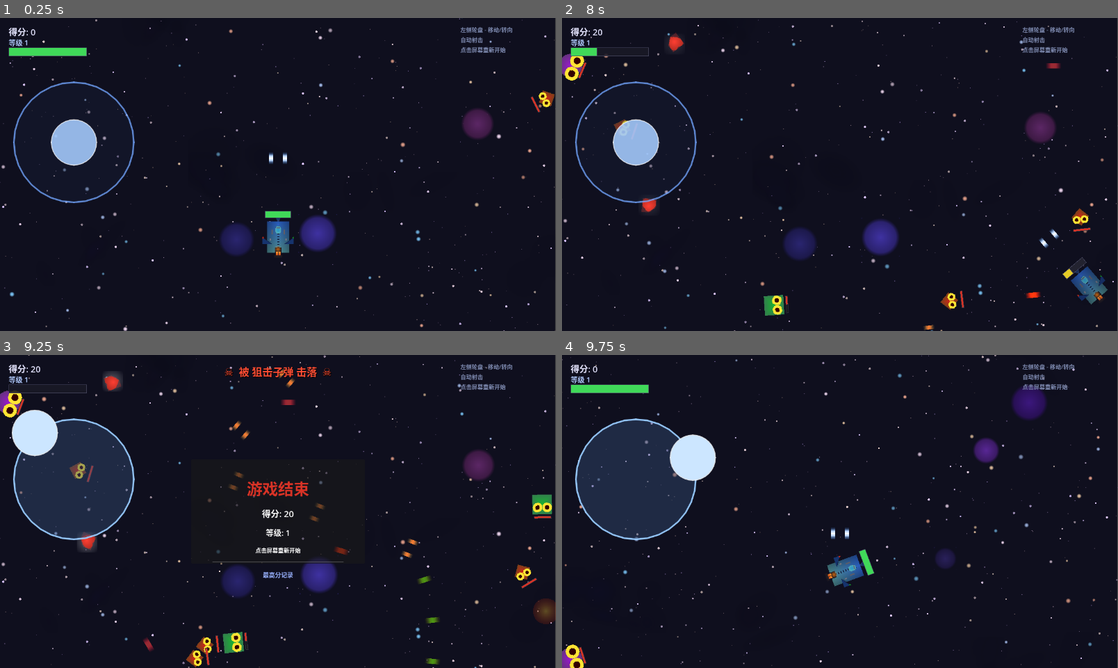
Above: before the commit, frames 1-4 (two rows, left to right).
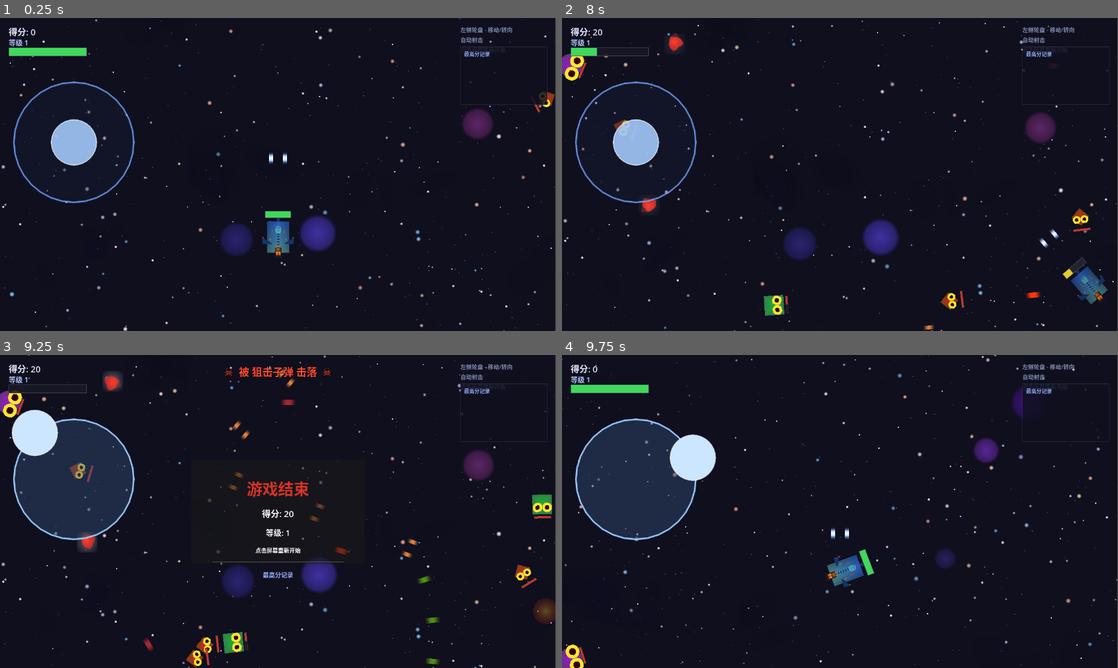
Above: after the commit, the same moments.

Repository: July-X/godot-game-one
Game: Godot game, scene res://scenes/main.tscn
Two runs of this game, one before a commit and one after it. Both use one fixed random seed, a clock stepped at 60 frames per second and the inputs below.
Inputs (mouse positions are in pixels of both pictures, inside the frame that each line leads up to):
- Up to frame 1 (0.25 s): no input
- Up to frame 2 (8 s): tap Enter at 0.5 s; move the mouse to (812, 237) at 0.52 s; tap R every 1.5 s from 0.6 to 6.6 s; click (812, 237) at 0.67 s; drag from (1006, 221) to (873, 252) at 1.27 s; move the mouse to (673, 127) at 2.02 s; click (673, 127) at 2.17 s; drag from (867, 174) to (1073, 121) at 2.77 s; move the mouse to (756, 96) at 3.52 s; click (756, 96) at 3.67 s; drag from (962, 158) to (762, 68) at 4.27 s; move the mouse to (728, 190) at 5.02 s; click (728, 190) at 5.17 s; drag from (895, 105) to (723, 312) at 5.77 s; move the mouse to (812, 237) at 6.52 s; click (812, 237) at 6.67 s; drag from (1006, 221) to (573, 64) at 7.27 s
- Up to frame 3 (9.25 s): move the mouse to (111, 464) at 8.02 s; tap R at 8.1 s; click (111, 464) at 8.17 s; drag from (305, 511) to (11, 401) at 8.77 s
- Up to frame 4 (9.75 s): move the mouse to (756, 433) at 9.52 s; tap R at 9.6 s; click (756, 433) at 9.67 s

The runs differ from the first frame. In frame 1, 0.3% of the frame differs, in the area x 82-99%, y 9-28%; in frame 2, 0.3%; in frame 3, 0.2%; in frame 4, 0.6%.
Error before the commit: Invalid access to property or key 'theme_override_font_sizes' on a base object of type 'Label'. (res://scripts/hud.gd:97)
Error after the commit: Invalid access to property or key 'theme_override_font_sizes' on a base object of type 'Label'. (res://scripts/hud.gd:102)

Commit message:
feat: 排行榜常驻显示在右上角ControlsLabel下方
- hud.tscn: 新增LeaderboardPanel(右上角ControlsLabel下方)
- hud.gd: 新增_perm_leaderboard_entries引用,启动时即加载排行榜

Diff:
--- a/scenes/ui/hud.tscn
+++ b/scenes/ui/hud.tscn
@@ -71,6 +71,30 @@
 ESC - 释放鼠标
 R - 重新开始"
 
+[node name="LeaderboardPanel" type="Panel" parent="."]
+anchor_left = 1.0
+offset_left = -220.0
+offset_top = 66.0
+offset_right = -20.0
+offset_bottom = 200.0
+theme_override_styles/panel = SubResource("3")
+
+[node name="LeaderboardLabel" type="Label" parent="LeaderboardPanel"]
+offset_left = 8.0
+offset_top = 8.0
+offset_right = -8.0
+offset_bottom = 24.0
+theme_override_font_sizes/font_size = 12
+theme_override_colors/font_color = Color(0.6, 0.7, 1.0, 0.9)
+text = "最高分记录"
+
+[node name="LeaderboardEntries" type="VBoxContainer" parent="LeaderboardPanel"]
+offset_left = 8.0
+offset_top = 28.0
+offset_right = -8.0
+offset_bottom = -4.0
+theme_override_constants/separation = 2
+
 [node name="GameOverPanel" type="Panel" parent="."]
 visible = false
 anchor_left = 0.5
--- a/scripts/hud.gd
+++ b/scripts/hud.gd
@@ -10,10 +10,12 @@
 @onready var _final_level_label: Label = $GameOverPanel/VBox/FinalLevelLabel
 @onready var _restart_label: Label = $GameOverPanel/VBox/RestartLabel
 @onready var _leaderboard_entries: VBoxContainer = $GameOverPanel/VBox/LeaderboardEntries
+@onready var _perm_leaderboard_entries: VBoxContainer = $LeaderboardPanel/LeaderboardEntries
 
 func _ready() -> void:
 	_game_over_panel.visible = false
 	_set_control_ignore_input(_game_over_panel)
+	_set_control_ignore_input($LeaderboardPanel)
 	_update_platform_hints()
 	GameState.score_changed.connect(_on_score_changed)
 	GameState.level_changed.connect(_on_level_changed)
@@ -23,6 +25,7 @@
 	_update_score(0)
 	_update_level(1)
 	_update_health(3, 3)
+	_refresh_leaderboard()
 
 func _on_score_changed(new_score: int) -> void:
 	_update_score(new_score)
@@ -89,16 +92,18 @@
 		_set_control_ignore_input(child)
 
 func _refresh_leaderboard() -> void:
-	for child in _leaderboard_entries.get_children():
-		child.queue_free()
+	for container in [_leaderboard_entries, _perm_leaderboard_entries]:
+		for child in container.get_children():
+			child.queue_free()
 	var entries := Leaderboard.get_entries()
 	for entry in entries:
-		var label := Label.new()
-		label.theme_override_font_sizes["font_size"] = 12
-		label.theme_override_colors["font_color"] = Color(0.8, 0.85, 1.0, 0.9)
-		label.horizontal_alignment = 1
-		label.text = "#%d  %s  —  %s  (等级%d)" % [entries.find(entry) + 1, entry.time, entry.score, entry.level]
-		_leaderboard_entries.add_child(label)
+		for container in [_leaderboard_entries, _perm_leaderboard_entries]:
+			var label := Label.new()
+			label.theme_override_font_sizes["font_size"] = 12 if container == _perm_leaderboard_entries else 12
+			label.theme_override_colors["font_color"] = Color(0.8, 0.85, 1.0, 0.9)
+			label.horizontal_alignment = 1
+			label.text = "#%d  %s  —  %s  (等级%d)" % [entries.find(entry) + 1, entry.time, entry.score, entry.level]
+			container.add_child(label)
 
 func _update_platform_hints() -> void:
 	var is_mobile: bool = OS.has_feature("android") or DisplayServer.is_touchscreen_available()
